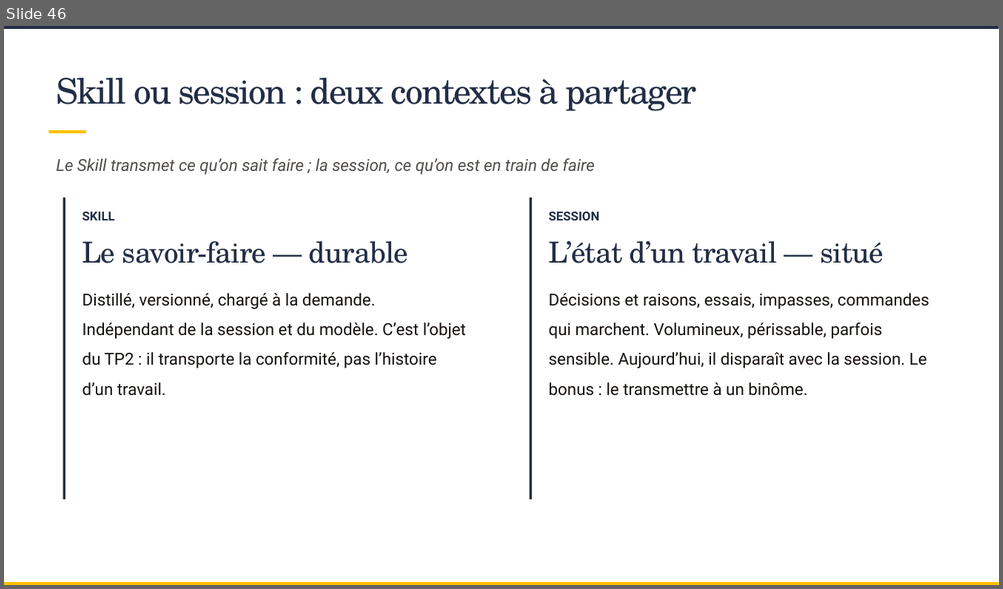
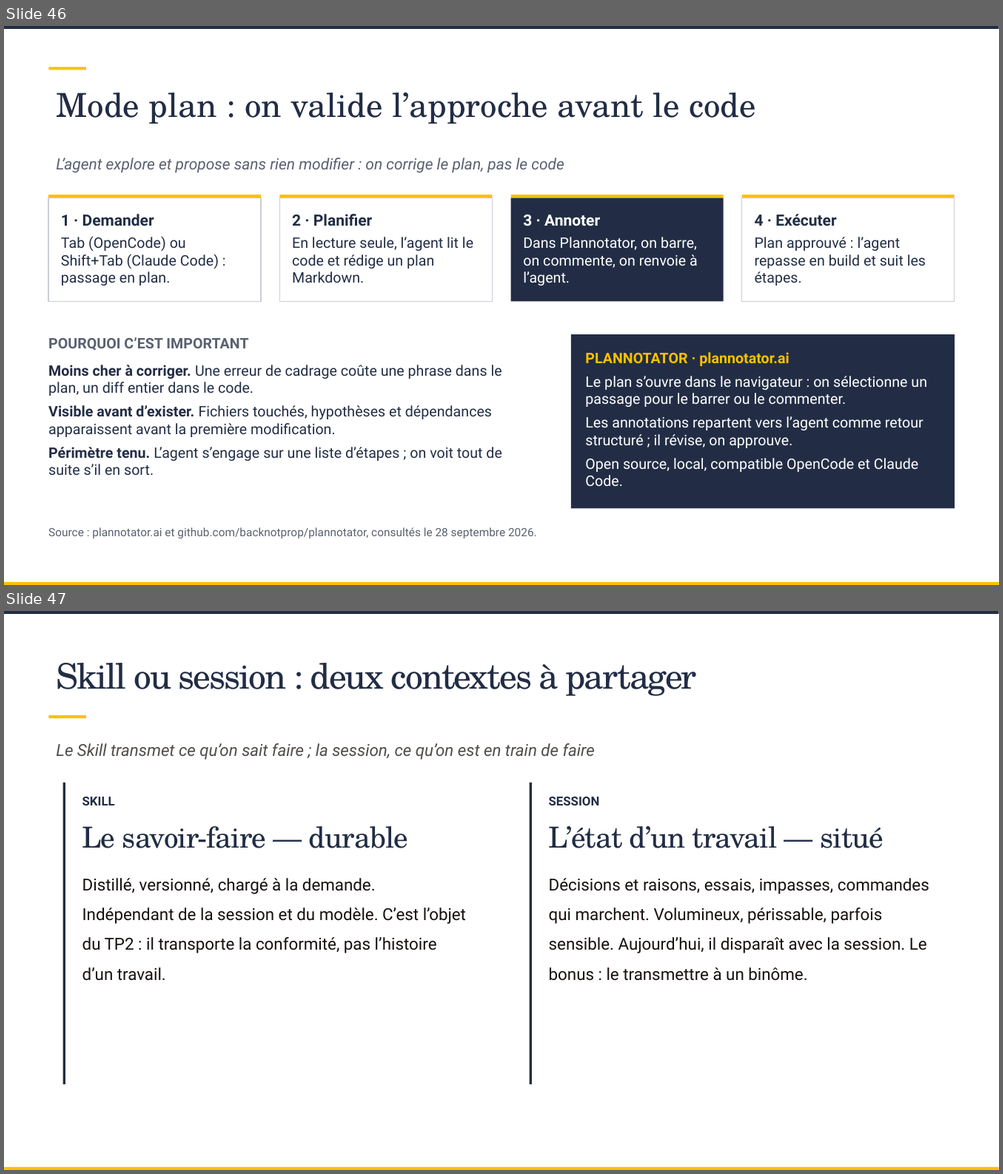
Before and after one commit to SCIAM-FR/formation-ia, a slide deck: slides/Support_formation_SCIAM.pptx. Shown one above the other, each under a label of ours: slide 46 before the commit, slides 46 and 47 after it. The pictures are 1003x589 and 1003x1174 pixels, drawn with LibreOffice and Linux fonts; fonts in the diff are those of the drawing; background and template pictures are left out. Boxes give left, top, right and bottom in pixels: in the first picture for what was removed or moved away, otherwise in the second. Text is boxed around its words. In the diff, an @@ line names an element or a change of style, - is before the commit and + after.

```diff
--- a/slides/Support_formation_SCIAM.pptx
+++ b/slides/Support_formation_SCIAM.pptx
@@ slide 46 added at box(4, 26, 999, 585), background picture (left out); not listed: 2 template elements that a slide beside it also shows @@
@@ rectangle added at box(48, 67, 86, 70), fill #FFC000 @@
@@ title added at box(56, 93, 755, 124), 32 pt, text #222D45 @@
+Mode plan : on valide l’approche avant le code
@@ text added at box(56, 158, 564, 173), 15 pt, text #5A6070, italic @@
+L’agent explore et propose sans rien modifier : on corrige le plan, pas le code
@@ rectangle added at box(48, 198, 262, 302), fill #FFFFFF, outline #C9CDD6 1 pt, 14 pt, text #222D45 @@
+1 · Demander
+Tab (OpenCode) ou Shift+Tab (Claude Code) : passage en plan.
@@ rectangle added at box(48, 195, 262, 198), fill #FFC000 @@
@@ rectangle added at box(279, 198, 492, 302), fill #FFFFFF, outline #C9CDD6 1 pt, 14 pt, text #222D45 @@
+2 · Planifier
+En lecture seule, l’agent lit le code et rédige un plan Markdown.
@@ rectangle added at box(279, 195, 492, 198), fill #FFC000 @@
@@ rectangle added at box(511, 198, 723, 302), fill #222D45, 14 pt, text #FFFFFF @@
+3 · Annoter
+Dans Plannotator, on barre, on commente, on renvoie à l’agent.
@@ rectangle added at box(511, 195, 723, 198), fill #FFC000 @@
@@ rectangle added at box(742, 198, 955, 302), fill #FFFFFF, outline #C9CDD6 1 pt, 14 pt, text #222D45 @@
+4 · Exécuter
+Plan approuvé : l’agent repasse en build et suit les étapes.
@@ rectangle added at box(742, 195, 955, 198), fill #FFC000 @@
@@ rectangle added at box(571, 335, 955, 508), fill #222D45, 14 pt, text #FFFFFF @@
+PLANNOTATOR · plannotator.ai
+Le plan s’ouvre dans le navigateur : on sélectionne un passage pour le barrer ou le commenter.
+Les annotations repartent vers l’agent comme retour structuré ; il révise, on approuve.
+Open source, local, compatible OpenCode et Claude Code.
@@ text added at box(48, 338, 248, 351), 14 pt, text #5A6070, bold @@
+POURQUOI C’EST IMPORTANT
@@ text added at box(48, 365, 502, 475), 14 pt, text #222D45 @@
+Moins cher à corriger. Une erreur de cadrage coûte une phrase dans le plan, un diff entier dans le code.
+Visible avant d’exister. Fichiers touchés, hypothèses et dépendances apparaissent avant la première modification.
+Périmètre tenu. L’agent s’engage sur une liste d’étapes ; on voit tout de suite s’il en sort.
@@ text added at box(48, 528, 537, 539), 11 pt, text #5A6070 @@
+Source : plannotator.ai et github.com/backnotprop/plannotator, consultés le 28 septembre 2026.
@@ what was slide 46 is now slide 47 @@
```
Also in this commit, not shown: 11 slides changed, 5 other slides added, 4 slides removed, 18 other files.
